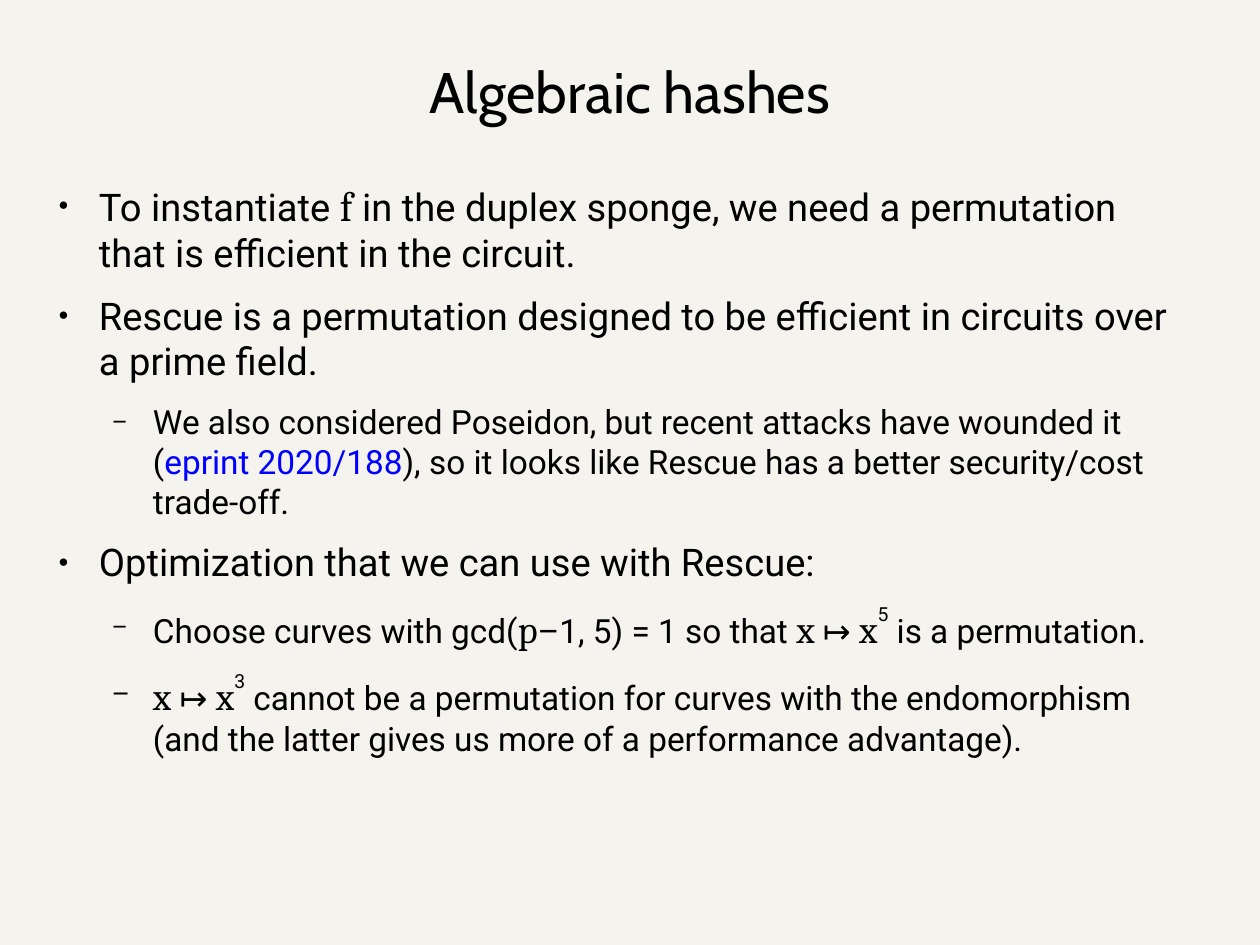
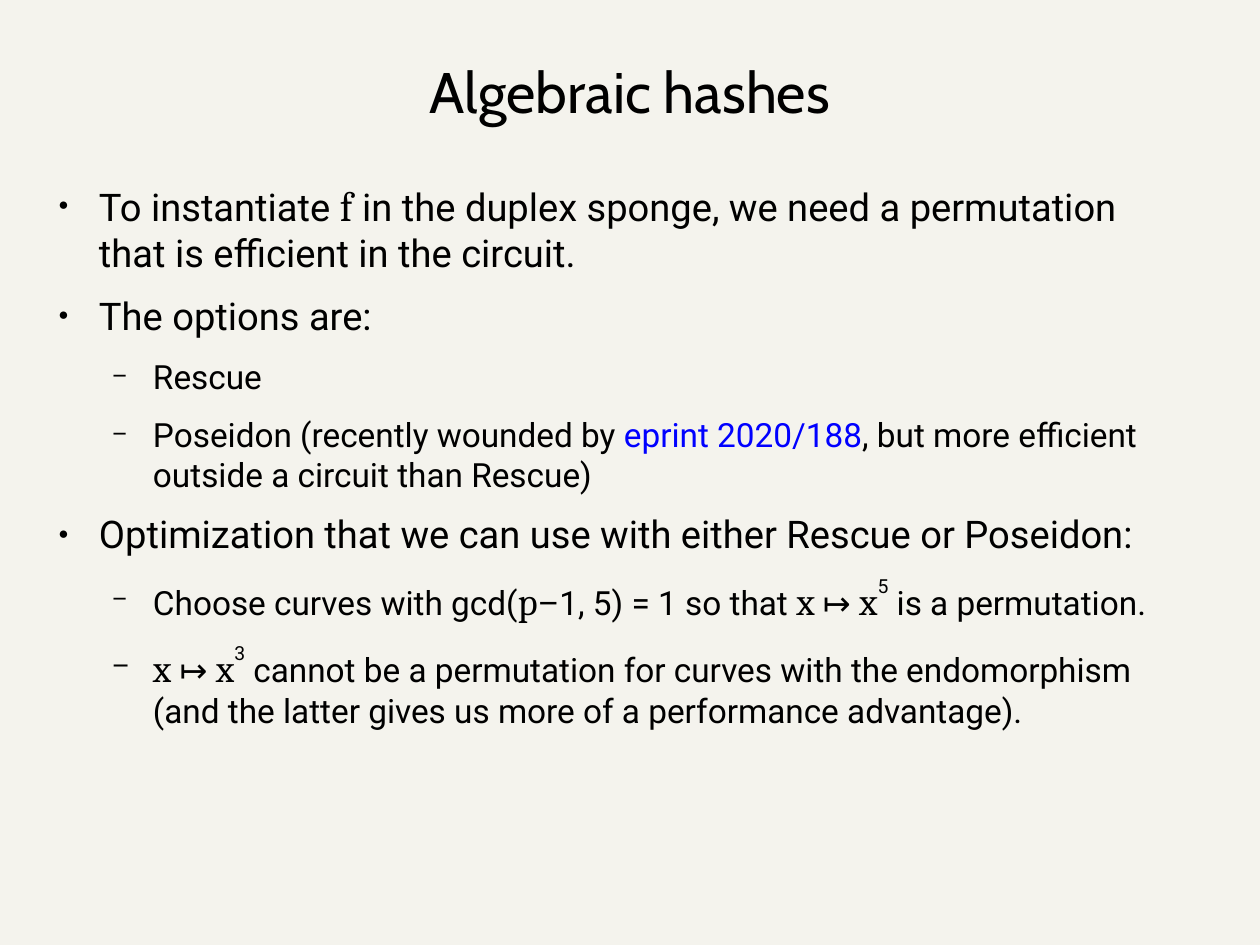
Before and after one commit to daira/halographs, a slide deck: slide 73 of deepdive.odp. Drawn at 1260x945 pixels with LibreOffice and Linux fonts; fonts in the diff are those of the drawing. Boxes give left, top, right and bottom in pixels: in the first picture for what was removed or moved away, otherwise in the second. Text is boxed around its words. In the diff, an @@ line names an element or a change of style, - is before the commit and + after.

```diff
--- a/deepdive.odp
+++ b/deepdive.odp
@@ text at (x1=99, y1=301, x2=1137, y2=556): text changed @@
-● Rescue is a permutation designed to be efficient in circuits over a prime field.
-  − We also considered Poseidon, but recent attacks have wounded it (eprint 2020/188), so it looks like Rescue has a better security/cost trade-off.
-● Optimization that we can use with Rescue:
+● The options are:
+  − Rescue
+  − Poseidon (recently wounded by eprint 2020/188, but more efficient outside a circuit than Rescue)
+● Optimization that we can use with either Rescue or Poseidon:
```
Also in this commit, not shown: 13 other slides changed, 10 slides added, 1 other file.
